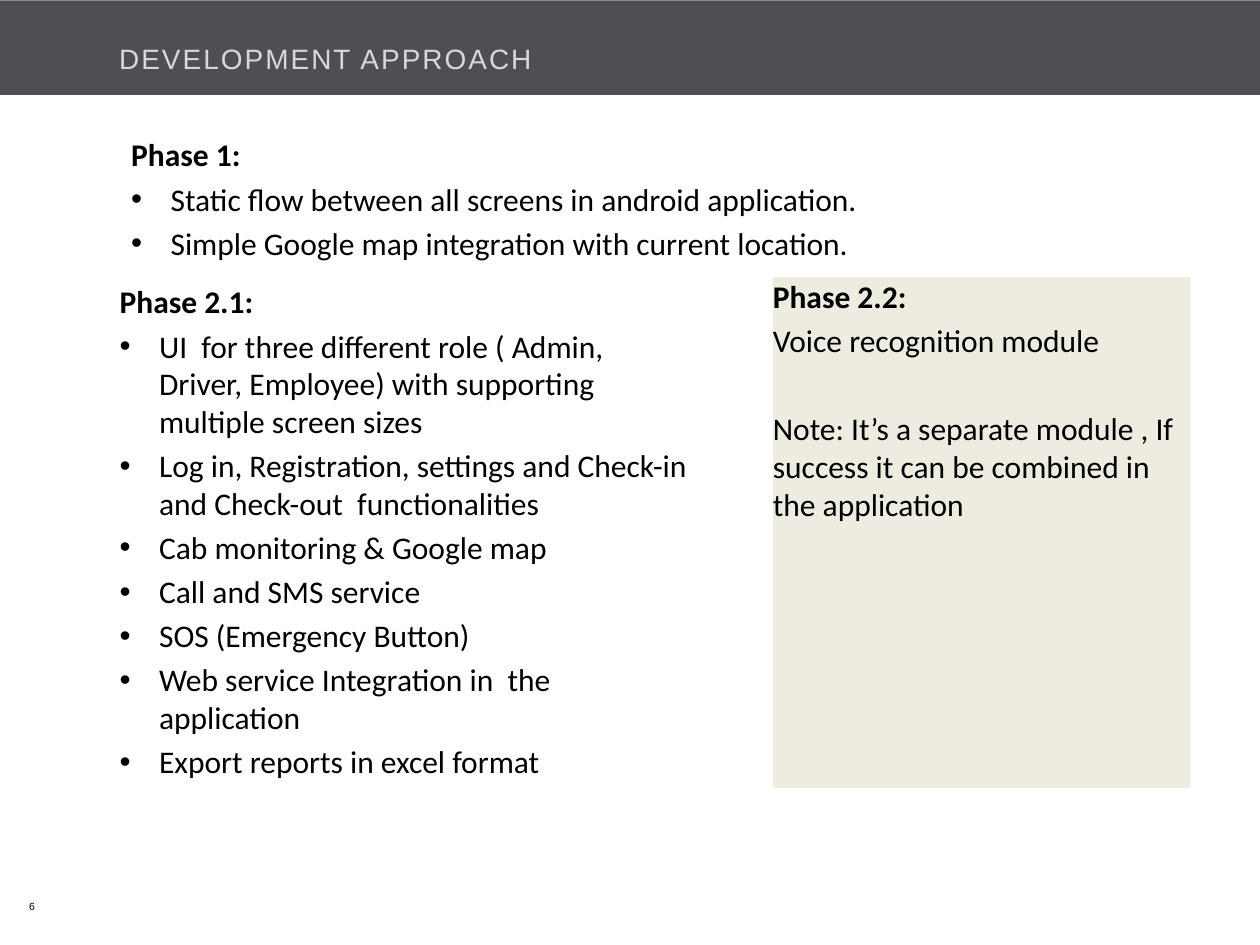
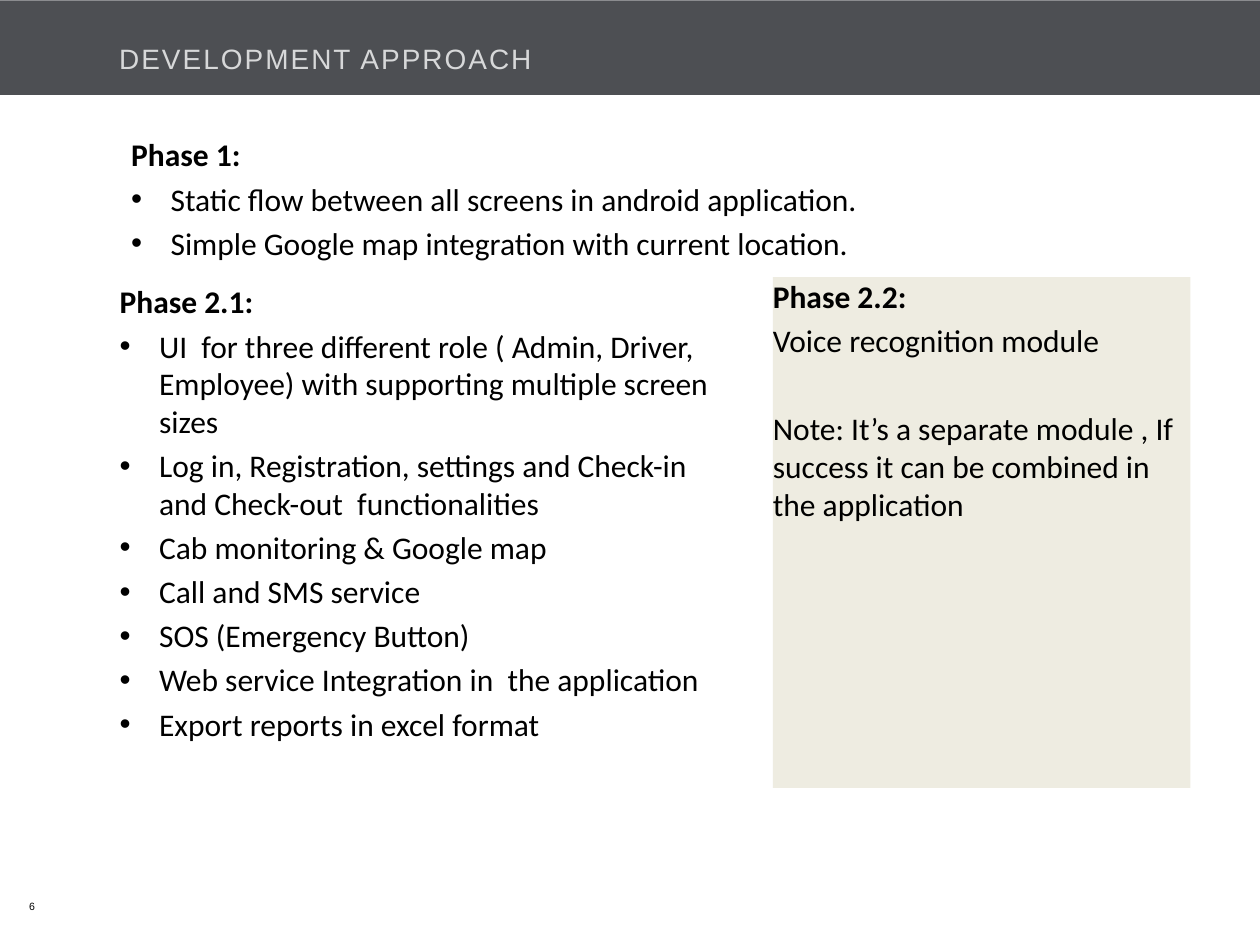
Before and after one commit to Bajarangi/demo, a slide deck: slide 6 of trunk/EasiCab/Documents/EASiCab_POC_kick off.pptx. Drawn at 1260x945 pixels with LibreOffice and Linux fonts; fonts in the diff are those of the drawing; background and template pictures are left out. Boxes give left, top, right and bottom in pixels: in the first picture for what was removed or moved away, otherwise in the second. Text is boxed around its words. In the diff, an @@ line names an element or a change of style, - is before the commit and + after.

```diff
--- a/trunk/EasiCab/Documents/EASiCab_POC_kick off.pptx
+++ b/trunk/EasiCab/Documents/EASiCab_POC_kick off.pptx
@@ text "Phase 2.1:" rewrapped from (120,291,687,778) to (120,291,708,741) @@
```
Also in this commit, not shown: 4 other slides changed, 1 slide added.
